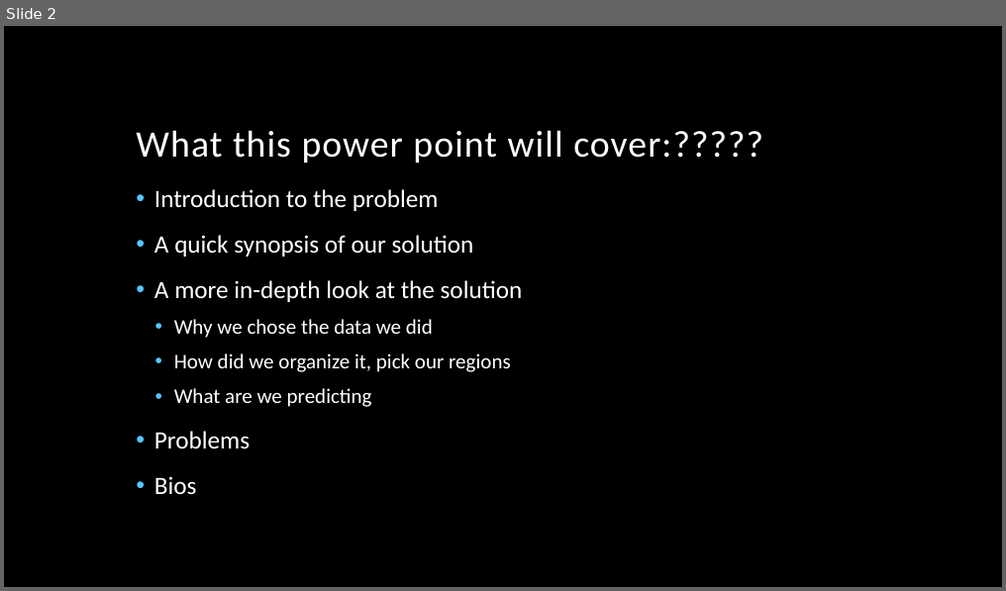
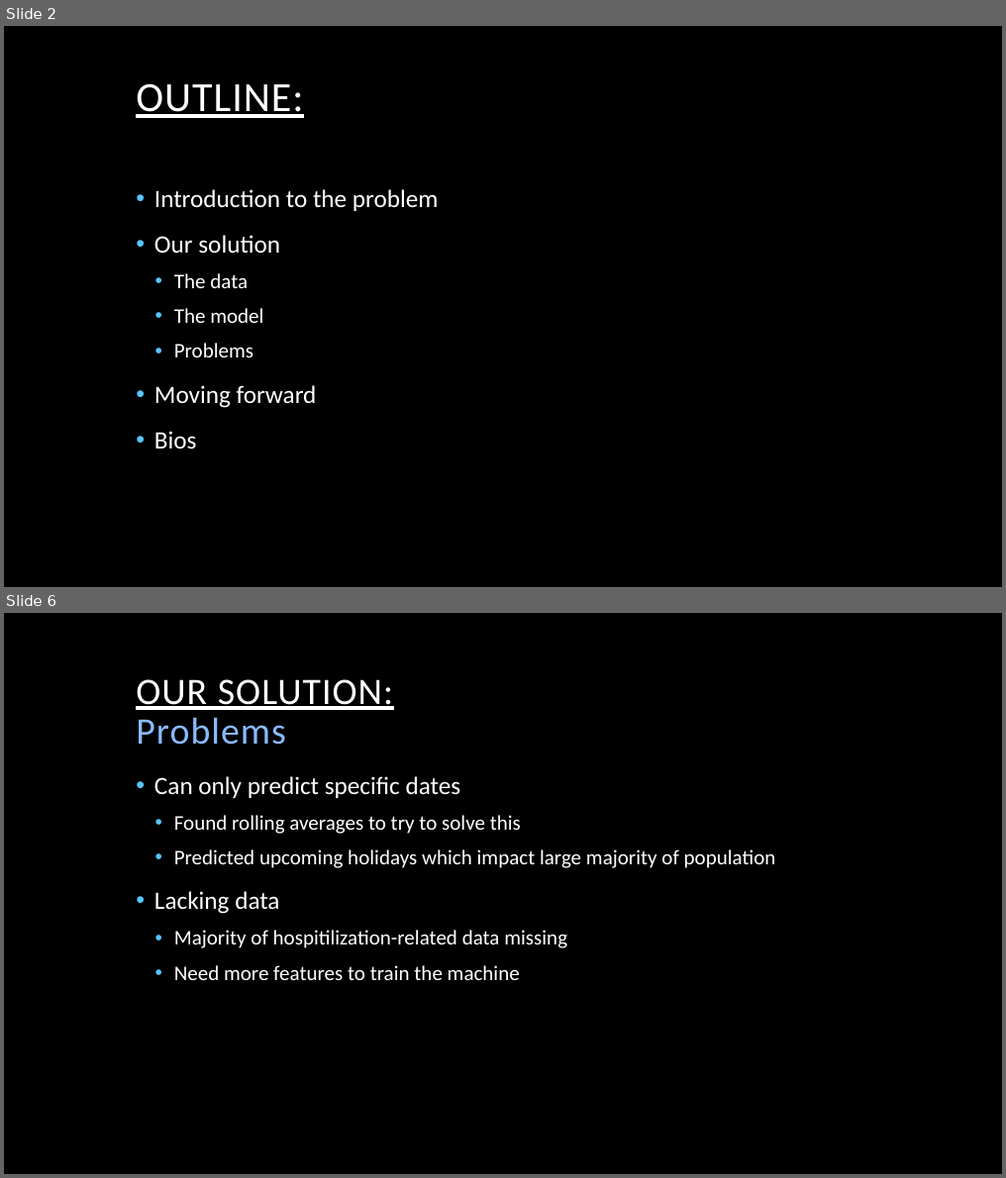
Before and after one commit to searanch/Covid-19-Hackathon, a slide deck: CovidHackathonPowerPoint.pptx. Shown one above the other, each under a label of ours: slide 2 before the commit, slides 2 and 6 after it; the slides between them are not shown. The pictures are 1006x591 and 1006x1178 pixels, drawn with LibreOffice and Linux fonts; fonts in the diff are those of the drawing; background and template pictures are left out. Boxes give left, top, right and bottom in pixels: in the first picture for what was removed or moved away, otherwise in the second. Text is boxed around its words. In the diff, an @@ line names an element or a change of style, - is before the commit and + after.

```diff
--- a/CovidHackathonPowerPoint.pptx
+++ b/CovidHackathonPowerPoint.pptx
@@ slide 6 added at [4,613,1002,1174], background picture (left out) @@
@@ title added at [136,679,393,745], 36 pt, text #FFFFFF, underline @@
+OUR SOLUTION:
+Problems
@@ text added at [154,776,776,980], 20 pt, text #FFFFFF @@
+• Can only predict specific dates
+  • Found rolling averages to try to solve this
+  • Predicted upcoming holidays which impact large majority of population
+• Lacking data
+  • Majority of hospitilization-related data missing
+  • Need more features to train the machine
@@ slide 2 changed as well @@
@@ title at [136,83,303,118]: text changed; size 36 to 40 pt @@
-What this power point will cover:?????
+OUTLINE:
@@ text at [154,235,280,323]: text changed @@
-• A quick synopsis of our solution
-• A more in-depth look at the solution
-  • Why we chose the data we did
-  • How did we organize it, pick our regions
-  • What are we predicting
+• Our solution
+  • The data
+  • The model
@@ text at [174,343,253,358]: size 24 to 20 pt in "Problems"; list level 1 to 2 in "Problems" @@
@@ text at [154,385,317,408]: paragraph added @@
+• Moving forward
```
Also in this commit, not shown: 3 other slides changed, 2 other slides added, 9 slides removed, 1 other file.
